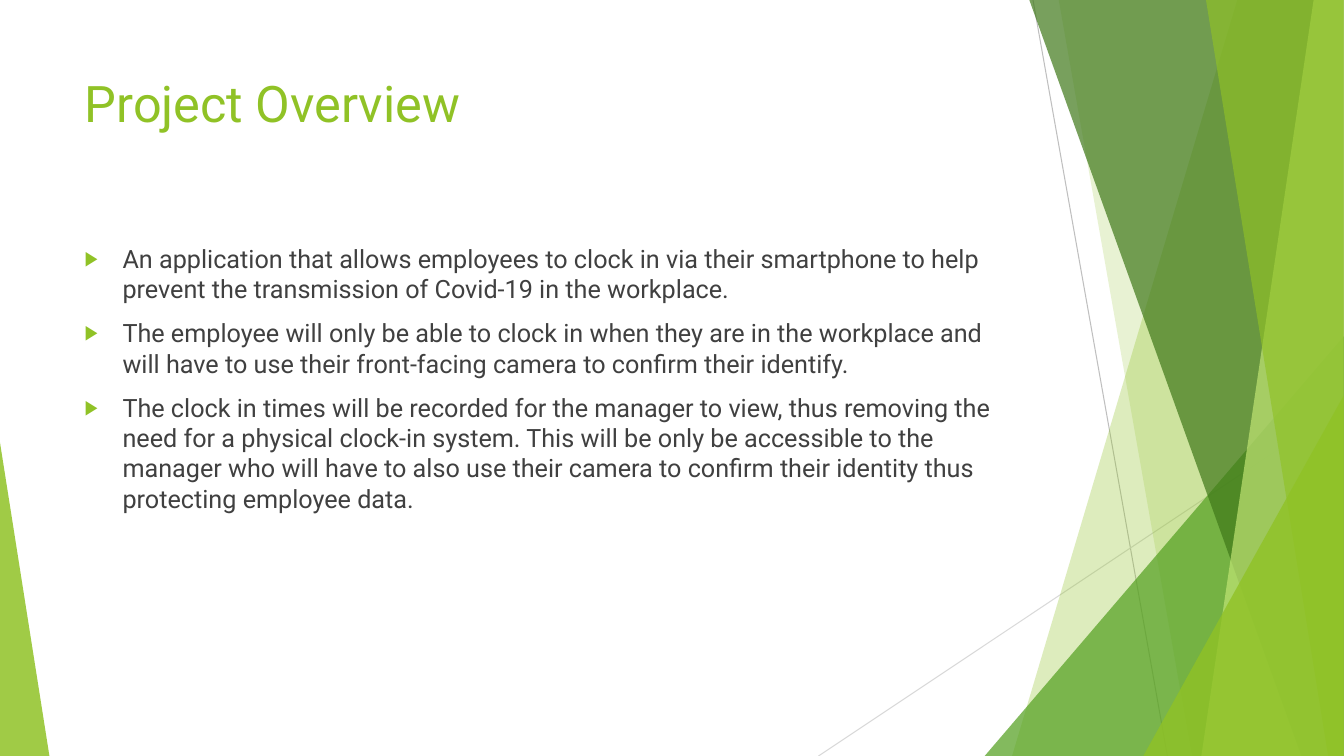
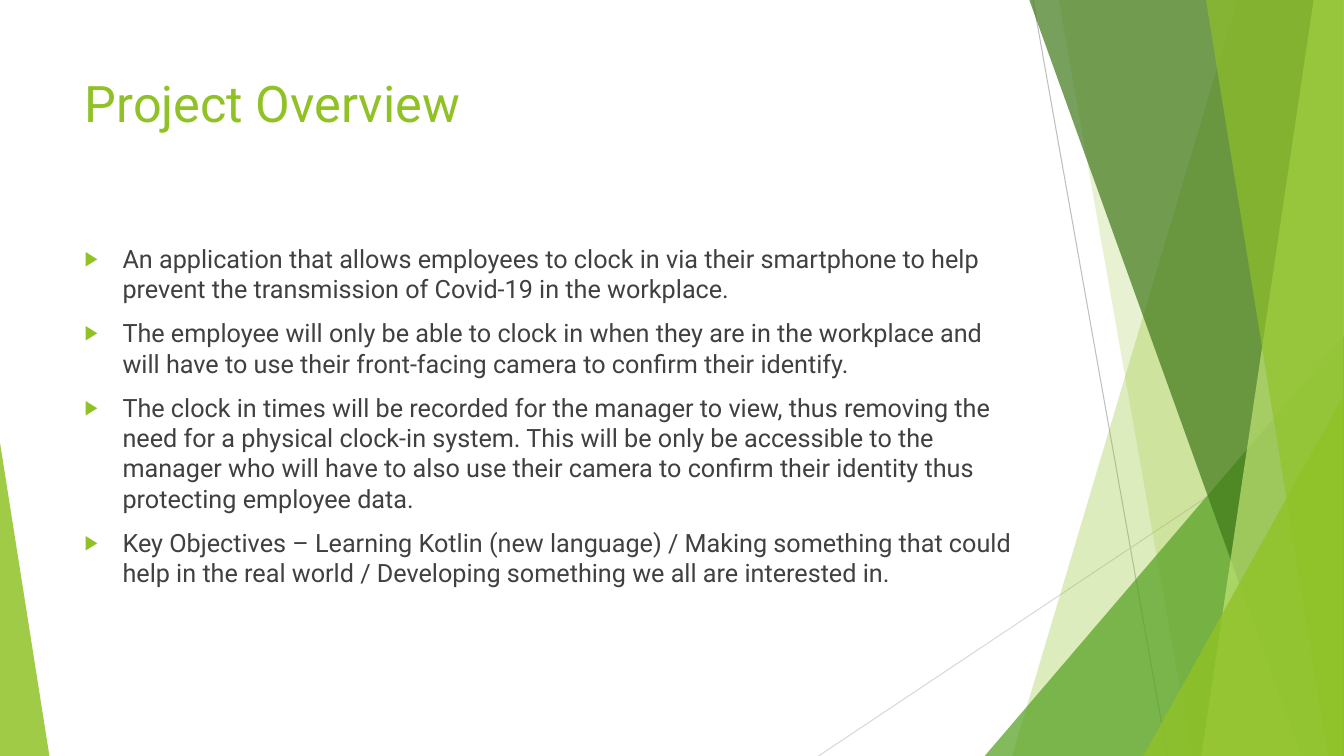
Before and after one commit to ryanhiggins11/FINAL-YEAR-PROJECT, a slide deck: slide 2 of Paperwork/Presentation of App.pptx (slide 3 before the commit). Drawn at 1344x756 pixels with LibreOffice and Linux fonts; fonts in the diff are those of the drawing. Boxes give left, top, right and bottom in pixels: in the first picture for what was removed or moved away, otherwise in the second. Text is boxed around its words. In the diff, an @@ line names an element or a change of style, - is before the commit and + after.

Commit message:
Changes made to the presentation.

```diff
--- a/Paperwork/Presentation of App.pptx
+++ b/Paperwork/Presentation of App.pptx
@@ text at (x1=123, y1=532, x2=1011, y2=588): paragraph added @@
+▶ Key Objectives – Learning Kotlin (new language) / Making something that could help in the real world / Developing something we all are interested in.
```
Also in this commit, not shown: 1 other slide changed, 1 slide removed.
